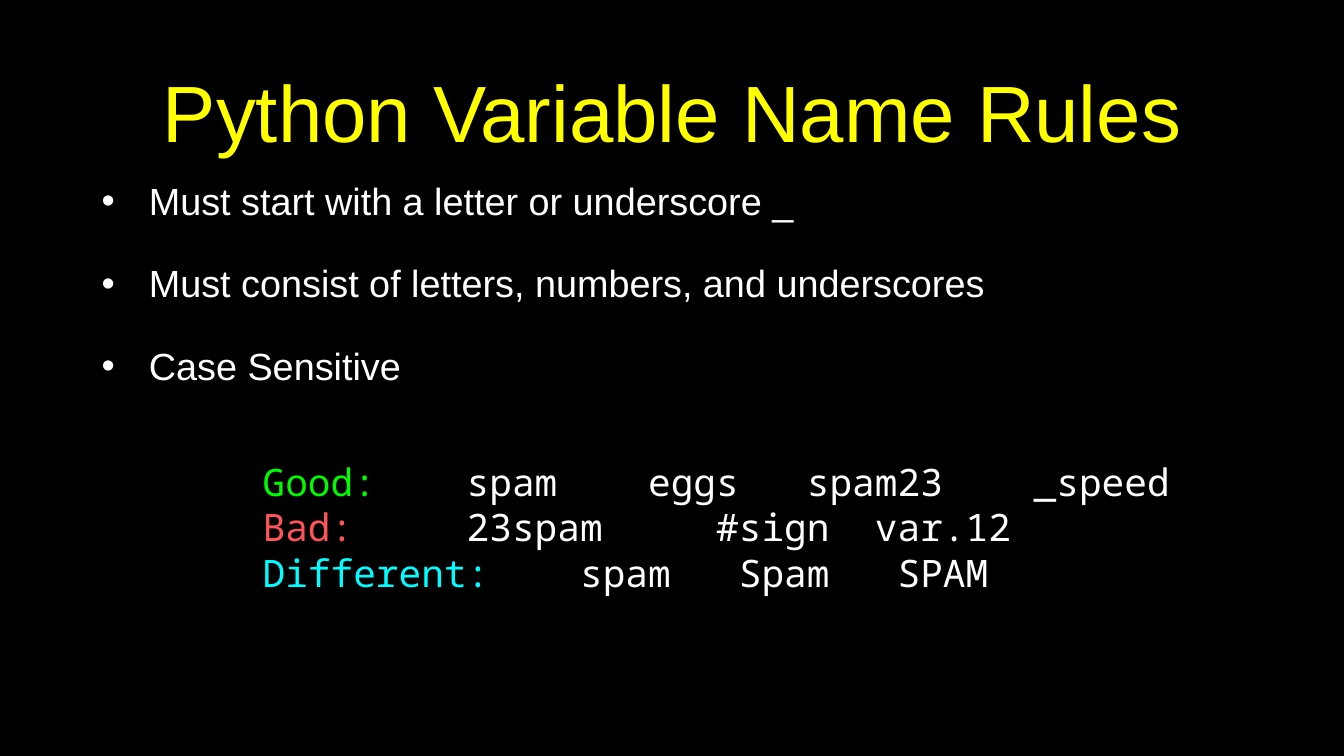
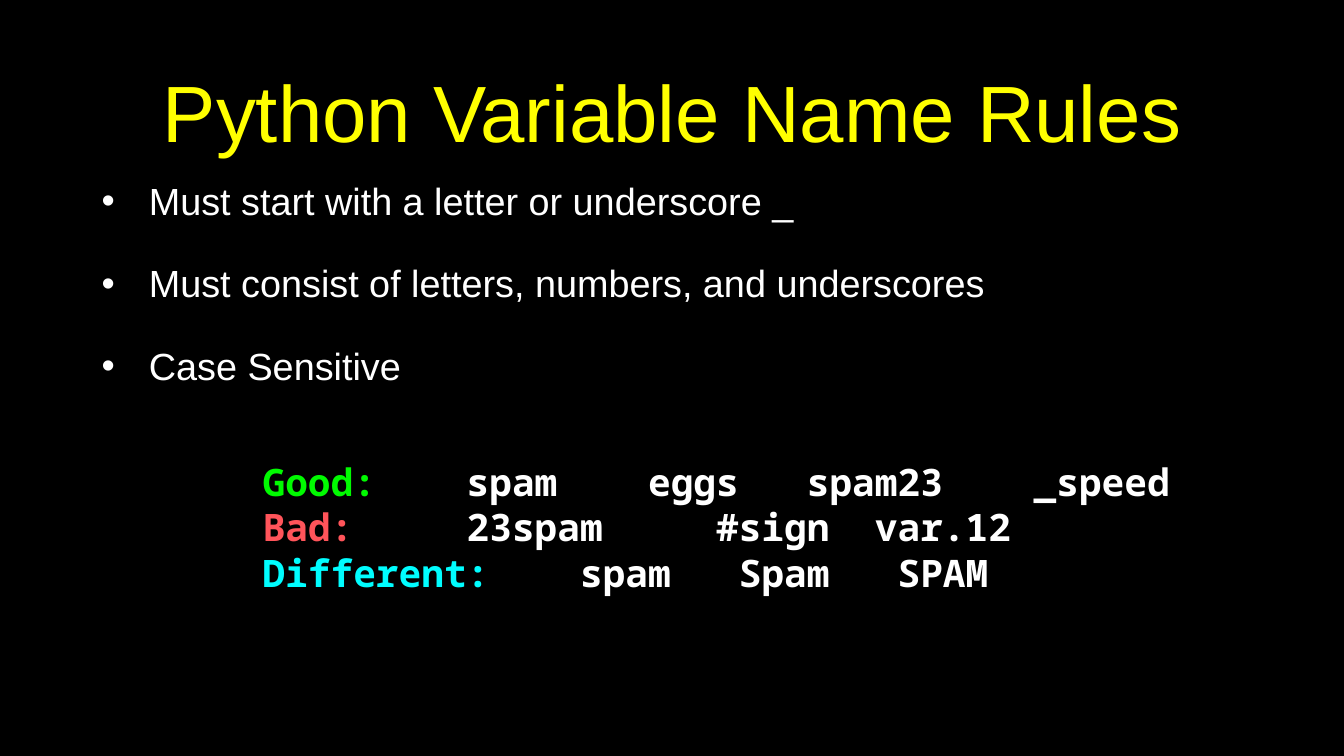
Before and after one commit to csev/py4e, a slide deck: slide 6 of lectures3/Pythonlearn-02-Expressions.pptx (slide 5 before the commit). Drawn at 1344x756 pixels with LibreOffice and Linux fonts; fonts in the diff are those of the drawing. Boxes give left, top, right and bottom in pixels: in the first picture for what was removed or moved away, otherwise in the second. Text is boxed around its words. In the diff, an @@ line names an element or a change of style, - is before the commit and + after.

```diff
--- a/lectures3/Pythonlearn-02-Expressions.pptx
+++ b/lectures3/Pythonlearn-02-Expressions.pptx
@@ text "Good: spam eggs spam23 _speed" at bbox=[263, 467, 1170, 596]: bold on @@
```
Also in this commit, not shown: 6 other slides changed, 1 other file.
